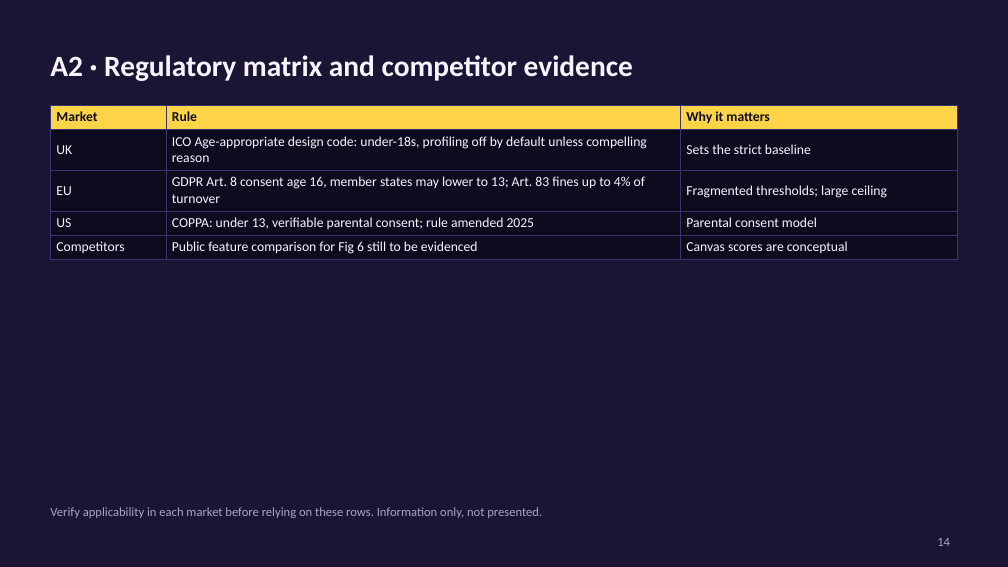
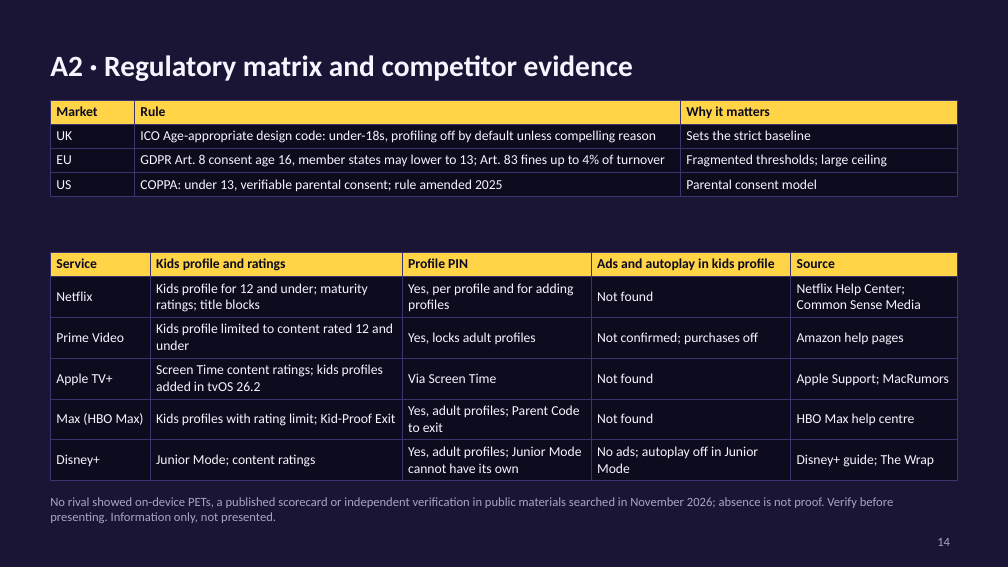
Before and after one commit to karanrg22-svg/skill, a slide deck: slide 14 of output/B_Creative_Visual.pptx. Drawn at 1008x567 pixels with LibreOffice and Linux fonts; fonts in the diff are those of the drawing. Boxes give left, top, right and bottom in pixels: in the first picture for what was removed or moved away, otherwise in the second. Text is boxed around its words. In the diff, an @@ line names an element or a change of style, - is before the commit and + after.

```diff
--- a/output/B_Creative_Visual.pptx
+++ b/output/B_Creative_Visual.pptx
@@ table at box(51, 100, 958, 196) @@
-row 5: Competitors | Public feature comparison for Fig 6 still to be evidenced | Canvas scores are conceptual
@@ table: place and size @@
-table at box(51, 105, 959, 258)
+table at box(51, 100, 958, 196)
@@ table added at box(51, 252, 958, 477), 6 rows, 5 columns @@
+Service | Kids profile and ratings | Profile PIN | Ads and autoplay in kids profile | Source
+Netflix | Kids profile for 12 and under; maturity ratings; title blocks | Yes, per profile and for adding profiles | Not found | Netflix Help Center; Common Sense Media
+Prime Video | Kids profile limited to content rated 12 and under | Yes, locks adult profiles | Not confirmed; purchases off | Amazon help pages
+Apple TV+ | Screen Time content ratings; kids profiles added in tvOS 26.2 | Via Screen Time | Not found | Apple Support; MacRumors
+Max (HBO Max) | Kids profiles with rating limit; Kid-Proof Exit | Yes, adult profiles; Parent Code to exit | Not found | HBO Max help centre
+Disney+ | Junior Mode; content ratings | Yes, adult profiles; Junior Mode cannot have its own | No ads; autoplay off in Junior Mode | Disney+ guide; The Wrap
@@ text removed at box(50, 507, 542, 518) @@
-Verify applicability in each market before relying on these rows. Information only, not presented.
@@ text added at box(50, 497, 893, 523), 12 pt, text #A9A3C8 @@
+No rival showed on-device PETs, a published scorecard or independent verification in public materials searched in November 2026; absence is not proof. Verify before presenting. Information only, not presented.
```
Also in this commit, not shown: 1 other slide changed, 1 other file.
